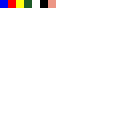
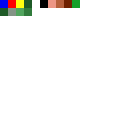
Before/after of a 128 × 128 layered artwork. What changed in the layer stack:
painted on "Background" over [0, 0, 80, 16]
